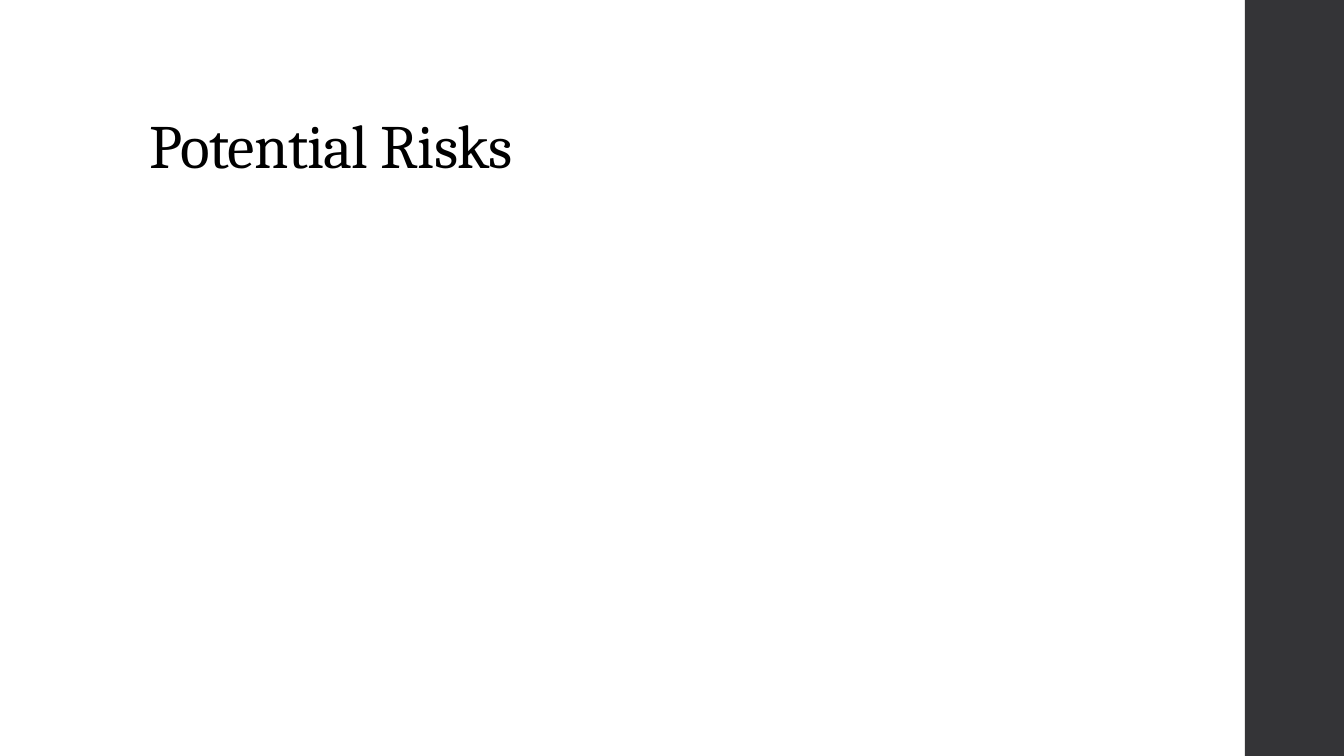
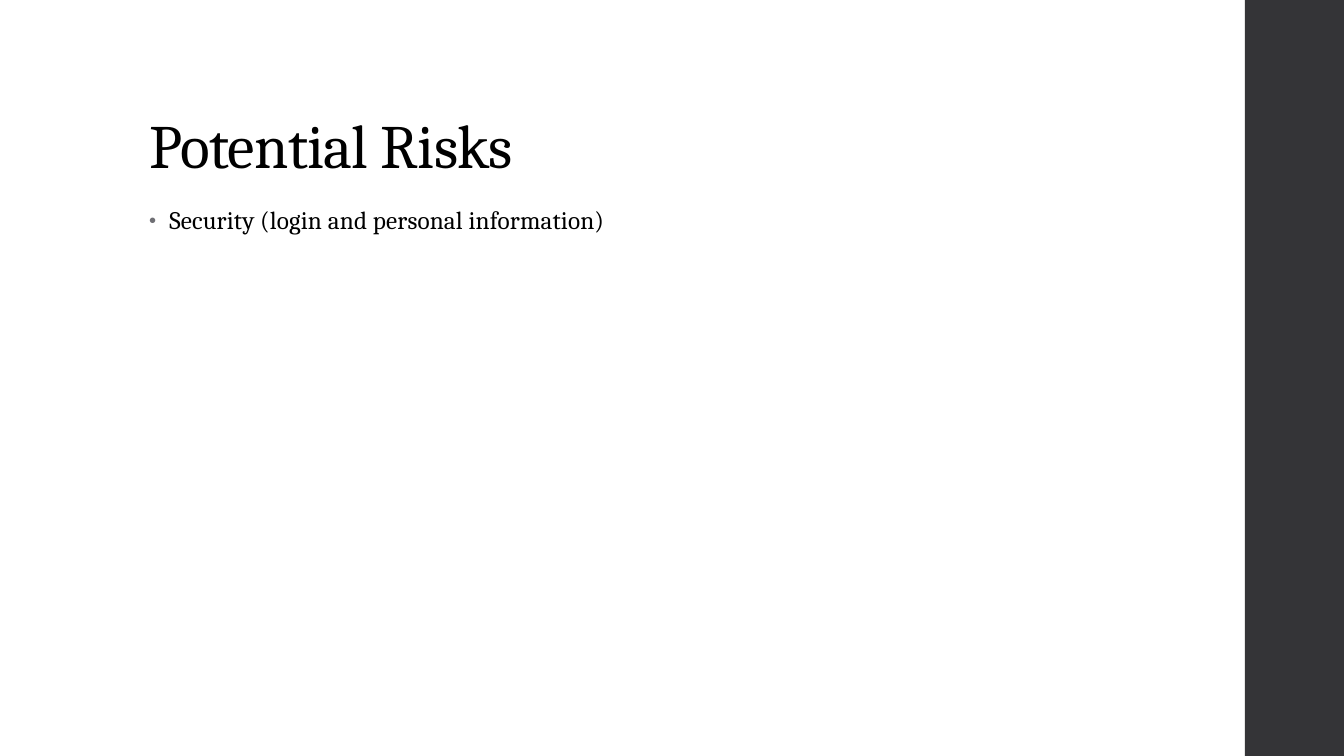
Before and after one commit to amgabriel45/CS495ClubStuff, a slide deck: slide 18 of Crimson Clubs (Requirements).pptx (slide 17 before the commit). Drawn at 1344x756 pixels with LibreOffice and Linux fonts; fonts in the diff are those of the drawing. Boxes give left, top, right and bottom in pixels: in the first picture for what was removed or moved away, otherwise in the second. Text is boxed around its words. In the diff, an @@ line names an element or a change of style, - is before the commit and + after.

```diff
--- a/Crimson Clubs (Requirements).pptx
+++ b/Crimson Clubs (Requirements).pptx
@@ text added at <box>169,211,604,235</box>, 18 pt, text #000000 @@
+• Security (login and personal information)
```
Also in this commit, not shown: 1 other slide changed, 2 slides added, 1 slide removed.
